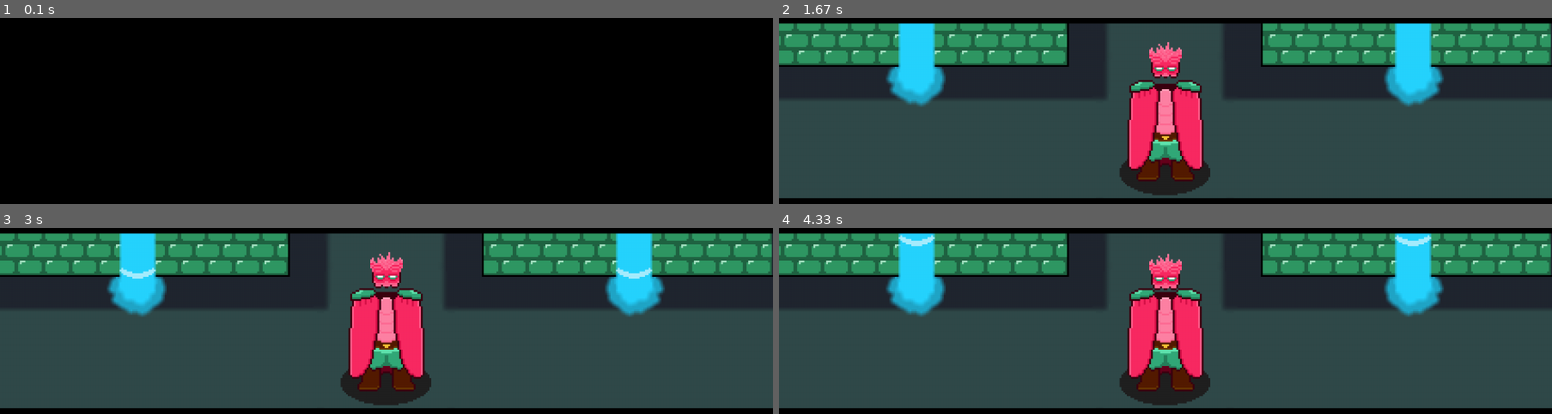
Above: before the commit, frames 1-4 (two rows, left to right).
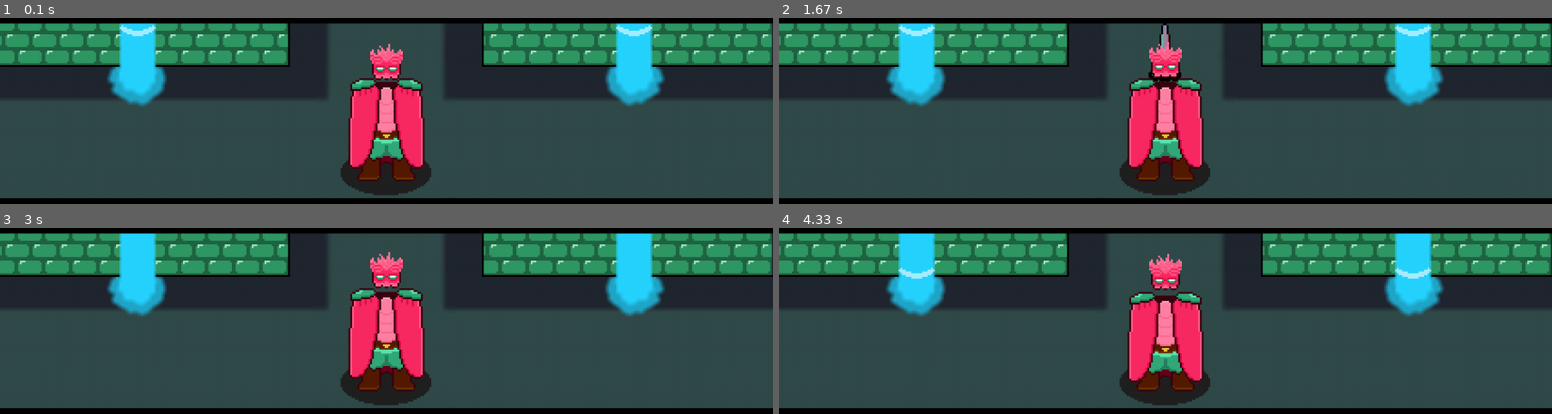
Above: after the commit, the same moments.

Repository: alessitomas/Insper-Pygame-Rythm
Game: pygame game, started from pygame/programa.py
Same seed, same stepped clock (60 frames per second), same inputs: the game is played once before the commit and once after it.
Inputs:
- Up to frame 1 (0.1 s): no input
- Up to frame 2 (1.67 s): hold A 0.33-0.8 s; hold Right 0.33-0.8 s; hold Up from 1.33 s (still down)
- Up to frame 3 (3 s): release Up at 1.8 s; tap S at 1.83 s
- Up to frame 4 (4.33 s): no input

The runs differ from the first frame. In frame 1, 93% of the frame differs, in the area x 0-100%, y 2-97%; in frame 2, 1.7%; in frame 3, 0.3%; in frame 4, 2.2%.

Commit message:
um monte de coisa nem sei mais

Diff:
--- a/pygame/funcoes.py
+++ b/pygame/funcoes.py
@@ -5,3 +5,55 @@
     game = pygame.Game()
     game.update(elapsed_time)
     assert game.happening == [0.5]
+
+def load_assets():
+    loadedassets = {
+
+        'protag': [
+            pygame.image.load('sprites/protag1.png'),
+            pygame.image.load('sprites/protag2.png'),
+            pygame.image.load('sprites/protag3.png'),
+            pygame.image.load('sprites/protag4.png'),
+            pygame.image.load('sprites/protag5.png'),
+            pygame.image.load('sprites/protag6.png')
+            ],
+
+        'enemy_blue': [
+            pygame.image.load('sprites/enemy_blue1.png'),
+            pygame.image.load('sprites/enemy_blue2.png'),
+            pygame.image.load('sprites/enemy_blue3.png'),
+            pygame.image.load('sprites/enemy_blue4.png'),
+            pygame.image.load('sprites/enemy_blue5.png'),
+            pygame.image.load('sprites/enemy_blue6.png'),
+            ],
+
+        'sewerbg': [
+            pygame.image.load('sprites/bg1.png'),
+            pygame.image.load('sprites/bg2.png'),
+            pygame.image.load('sprites/bg3.png'),
+            pygame.image.load('sprites/bg4.png'),
+            pygame.image.load('sprites/bg5.png'),
+            pygame.image.load('sprites/bg6.png'),
+            ],
+
+        '3': pygame.image.load('sprites/3.png'),
+        '2': pygame.image.load('sprites/2.png'),
+        '1': pygame.image.load('sprites/1.png'),
+        'hit_it': pygame.image.load('sprites/hit_it.png'),
+
+        'synthsewers': pygame.mixer.music.load('music/synthsewers.ogg'),
+
+        'hitsound': pygame.mixer.Sound('music/hitsound.ogg'),
+        'metronome': pygame.mixer.Sound('music/metronome.ogg'),
+
+        'up_test': pygame.mixer.Sound('music/up_test.ogg'),
+        'down_test': pygame.mixer.Sound('music/down_test.ogg'),
+        'left_test': pygame.mixer.Sound('music/left_test.ogg'),
+        'right_test': pygame.mixer.Sound('music/right_test.ogg'),
+
+        'sword_up': pygame.image.load('sprites/sword_up.png'),
+        'sword_down': pygame.image.load('sprites/sword_down.png'),
+        'sword_left': pygame.image.load('sprites/sword_left.png'),
+        'sword_right': pygame.image.load('sprites/sword_right.png'),
+        }
+    return loadedassets
--- a/pygame/programa.py
+++ b/pygame/programa.py
@@ -1,59 +1,44 @@
 # Import do Pygame
 import pygame
 import time
+from funcoes import *
 
+fps = 60
+clock = pygame.time.Clock()
 
 #Inicialização do Game
 def inicializa():
+
     pygame.init()
     pygame.mixer.pre_init(frequency=44100, size=-16, channels=2, buffer=512)
     pygame.mixer.init()
-    window = pygame.display.set_mode((1280, 720))
+    window = pygame.display.set_mode((1280, 720), vsync=1)
     #window = pygame.display.set_mode((0, 0), pygame.FULLSCREEN)
     pygame.display.set_caption('Tenor Blade')
     icon = pygame.image.load('sprites/tabicon.png')
     pygame.display.set_icon(icon)
 
-    assets = {
-        'protag': [
-            pygame.image.load('sprites/protag1.png'),
-            pygame.image.load('sprites/protag2.png'),
-            pygame.image.load('sprites/protag3.png'),
-            pygame.image.load('sprites/protag4.png'),
-            pygame.image.load('sprites/protag5.png'),
-            pygame.image.load('sprites/protag6.png')
-            ],
-        'sewerbg': [
-            pygame.image.load('sprites/bg1.png'),
-            pygame.image.load('sprites/bg2.png'),
-            pygame.image.load('sprites/bg3.png'),
-            pygame.image.load('sprites/bg4.png'),
-            pygame.image.load('sprites/bg5.png'),
-            pygame.image.load('sprites/bg6.png'),
-            ],
-        '3': pygame.image.load('sprites/3.png'),
-        '2': pygame.image.load('sprites/2.png'),
-        '1': pygame.image.load('sprites/1.png'),
-        'hit_it': pygame.image.load('sprites/hit_it.png'),
-        'synthsewers': pygame.mixer.music.load('music/synthsewers.ogg'),
-        'hitsound': pygame.mixer.Sound('music/hitsound.ogg'),
-        'metronome': pygame.mixer.Sound('music/metronome.ogg'),
-        }
+    assets = load_assets()
 
-    state = {'fps': 60,
+    state = {
             'protagframe': 0,
             'bgframe': 0,
             'time_elapsed': 0,
             'song_playing': False,
             'protagbounce': False,
-            'synthsewers_timings': [19*60, 23*60, 27*60, 27.5*60, 31*60, 31.5*60, 33*60, 35*60, 35.5*60, 37*60, 39*60, 39.5*60, 41*60, 43*60, 43.5*60, 45*60, 47*60, 47.5*60, 49.5*60, 51.5*60, 52*60, 53*60],
-            'clock': pygame.time.Clock()
+            'synthsewers_blue_right': [19*60, 23*60, 27*60, 27.5*60, 31*60, 31.5*60, 33*60, 35*60, 35.5*60, 37*60, 39*60, 39.5*60, 41*60, 43*60, 43.5*60, 45*60, 47*60, 47.5*60, 49.5*60, 51.5*60, 52*60, 53*60],
+            'dt': 1,
+            'prev_time': time.time(),
+            'slash_right': False,
+            'slash_left': False,
+            'slash_up': False,
+            'slash_down': False,
         }
 
-    time.sleep(0.3)
+    #para carregar os assets sem lag depois
+    #time.sleep(3)
 
     return window, assets, state
-
 
 #Finalização do Game
 def finaliza():
@@ -62,41 +47,58 @@
 
 #Função desenhar na tela
 def desenha(window: pygame.Surface, assets, state):
+
+    #Play song
     if not state['song_playing']:
         pygame.mixer.music.play()
         state['song_playing'] = True
 
-    state['events'] = [x for x in state['synthsewers_timings'] if x <= state['time_elapsed']],
-    #print(state['events'])
+    #Process Past Timings
+    state['events'] = [event for event in state['synthsewers_blue_right'] if event <= state['time_elapsed']]
 
-    window.fill((255, 150, 0))
-    bg = window.blit(assets['sewerbg'][state['bgframe']], (0,0))
+    #BG Blit
+    if state['time_elapsed'] <= 14*60 or state['time_elapsed'] >= 16*60:
+        bg = window.blit(assets['sewerbg'][state['bgframe']], (0,0))
 
-    #Desenhos vão aqui!
+    #BG Frames
     if state['time_elapsed'] % 8 == 0:
         state['bgframe'] += 1
         if state['bgframe'] > 5:
             state['bgframe'] = 0
 
+    #Sword
+    if state['slash_right']:
+        right = window.blit(assets['sword_right'], (0,0))
+    if state['slash_left']:
+        left = window.blit(assets['sword_left'], (0,0))
+    if state['slash_up']:
+        up = window.blit(assets['sword_up'], (0,0))
+    if state['slash_down']:
+        down = window.blit(assets['sword_down'], (0,0))
+
+    if state['time_elapsed'] % 60 == 0:
+        state['protagbounce'] = True
+
     if state['protagframe'] > 5:
         state['protagframe'] = 0
         state['protagbounce'] = False
-    protag = window.blit(assets['protag'][state['protagframe']], (577, 181))
+    if state['time_elapsed'] <= 14*60 or state['time_elapsed'] >= 16*60:
+        protag = window.blit(assets['protag'][state['protagframe']], (577, 181))
 
     if state['time_elapsed'] % 30 == 0:
         assets['metronome'].play()
-
-    if state['time_elapsed'] % 60 == 0:
-        state['protagbounce'] = True
 
     if state['protagbounce']:
         if state['time_elapsed'] % 5 == 0:
             state['protagframe'] += 1
 
+
+    #Dramatic Lines
     if state['time_elapsed'] <= 14*60:
         pygame.draw.rect(window, (0,0,0), (0,0,1280,150))
         pygame.draw.rect(window, (0,0,0), (0,440,1280,280))
 
+    #3, 2, 1, HIT IT!
     if state['time_elapsed'] >= 14*60 and state['time_elapsed'] < 15*60:
         pygame.draw.rect(window, (0,0,0), (0,0,1280,720))
     if state['time_elapsed'] >= 15*60 and state['time_elapsed'] < 15.25*60:
@@ -112,10 +114,10 @@
         pygame.draw.rect(window, (255,255,255), (0,0,1280,720))
         count_hit_it = window.blit(assets['hit_it'], (0, 0))
 
-    state['time_elapsed'] += 1
-    print(state['time_elapsed'])
+    state['time_elapsed'] += 1 * (1/state['dt'])
+    #print(state['time_elapsed'])
 
-    if state['time_elapsed'] in state['synthsewers_timings']:
+    if state['time_elapsed'] in state['synthsewers_blue_right']:
         assets['hitsound'].play()
 
     pygame.display.update()
@@ -123,13 +125,43 @@
 #Atualizar estado
 def atualiza_estado(state):
 
-    state['clock'].tick(state['fps'])
+    for event in pygame.event.get():
 
-    for event in pygame.event.get():
+        #Quit event
         if event.type == pygame.QUIT:
             return False
+
+        #Every other event
         else:
-            pass
+
+            #Right Sword
+            if event.type == pygame.KEYDOWN and (event.key == pygame.K_RIGHT or event.key == pygame.K_d):
+                assets['right_test'].play()
+                state['slash_right'] = True
+            elif event.type == pygame.KEYUP and (event.key == pygame.K_RIGHT or event.key == pygame.K_d):
+                state['slash_right'] = False
+
+            #Left Sword
+            elif event.type == pygame.KEYDOWN and (event.key == pygame.K_LEFT or event.key == pygame.K_a):
+                assets['left_test'].play()
+                state['slash_left'] = True
+            elif event.type == pygame.KEYUP and (event.key == pygame.K_LEFT or event.key == pygame.K_a):
+                state['slash_left'] = False
+
+            #Up Sword
+            elif event.type == pygame.KEYDOWN and (event.key == pygame.K_UP or event.key == pygame.K_w):
+                assets['up_test'].play()
+                state['slash_up'] = True
+            elif event.type == pygame.KEYUP and (event.key == pygame.K_UP or event.key == pygame.K_w):
+                state['slash_up'] = False
+
+            #Down Sword
+            elif event.type == pygame.KEYDOWN and (event.key == pygame.K_DOWN or event.key == pygame.K_s):
+                assets['down_test'].play()
+                state['slash_down'] = True
+            elif event.type == pygame.KEYUP and (event.key == pygame.K_DOWN or event.key == pygame.K_s):
+                state['slash_down'] = False
+
             #Eventos vão aqui!
             #a
 
@@ -139,6 +171,12 @@
 def gameloop(window, assets, state):
     while atualiza_estado(state):
         desenha(window, assets, state)
+        clock.tick(fps)
+        now = time.time()
+        dt = now - state['prev_time']
+        state['prev_time'] = now
+        pygame.time.delay(5)
+        #print(round(clock.get_fps(),2))
 
 
 if __name__ == '__main__':
Binary file added: pygame/sprites/enemy_blue1.png
Binary file added: pygame/sprites/enemy_blue2.png
Binary file added: pygame/sprites/enemy_blue3.png
Binary file added: pygame/sprites/enemy_blue4.png
Binary file added: pygame/sprites/enemy_blue5.png
Binary file added: pygame/sprites/enemy_blue6.png
Binary file added: pygame/sprites/sword_down.png
Binary file added: pygame/sprites/sword_left.png
Binary file added: pygame/sprites/sword_right.png
Binary file added: pygame/sprites/sword_up.png
Not shown, added: pygame/music/down_test.ogg
Not shown, added: pygame/music/left_test.ogg
(and 6 more such lines)
